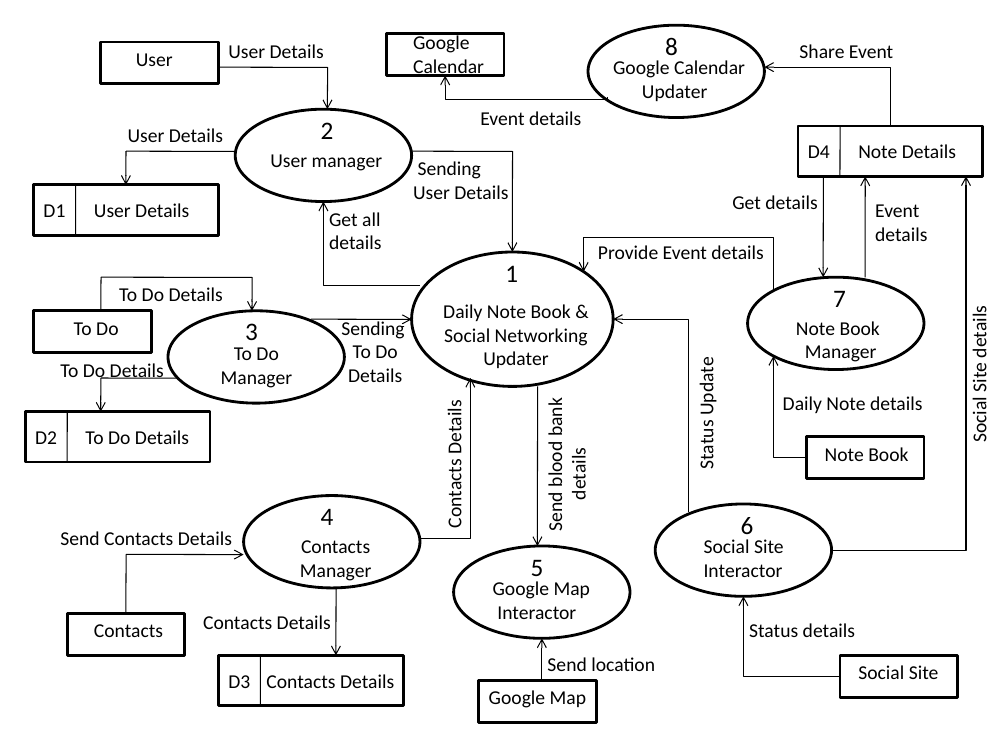
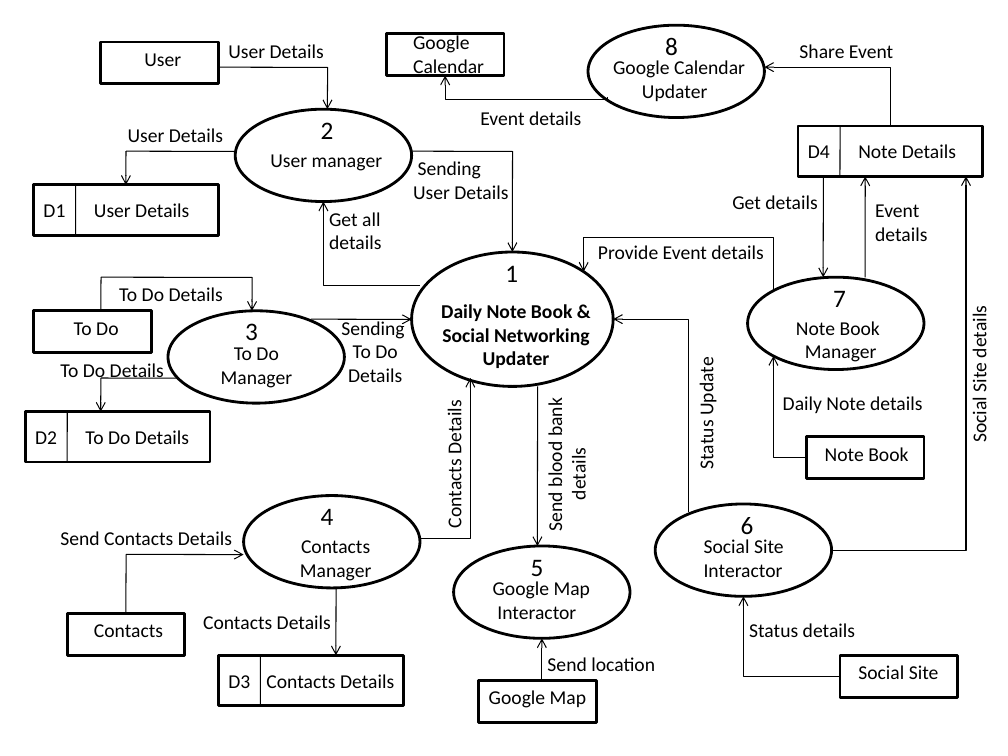
Before and after one commit to sayan801/DailyNoteBook, a slide deck: slide 2 of report/dfd.pptx. Drawn at 1008x756 pixels with LibreOffice and Linux fonts; fonts in the diff are those of the drawing. Boxes give left, top, right and bottom in pixels: in the first picture for what was removed or moved away, otherwise in the second. Text is boxed around its words. In the diff, an @@ line names an element or a change of style, - is before the commit and + after.

```diff
--- a/report/dfd.pptx
+++ b/report/dfd.pptx
@@ text "User": place and size @@
-text "User" at (136, 53, 173, 66)
+text "User" at (144, 53, 181, 66)
@@ text "Daily Note Book & Social ..." at (441, 304, 590, 368): bold on @@
```
Also in this commit, not shown: 1 other slide changed, 1 slide added.
